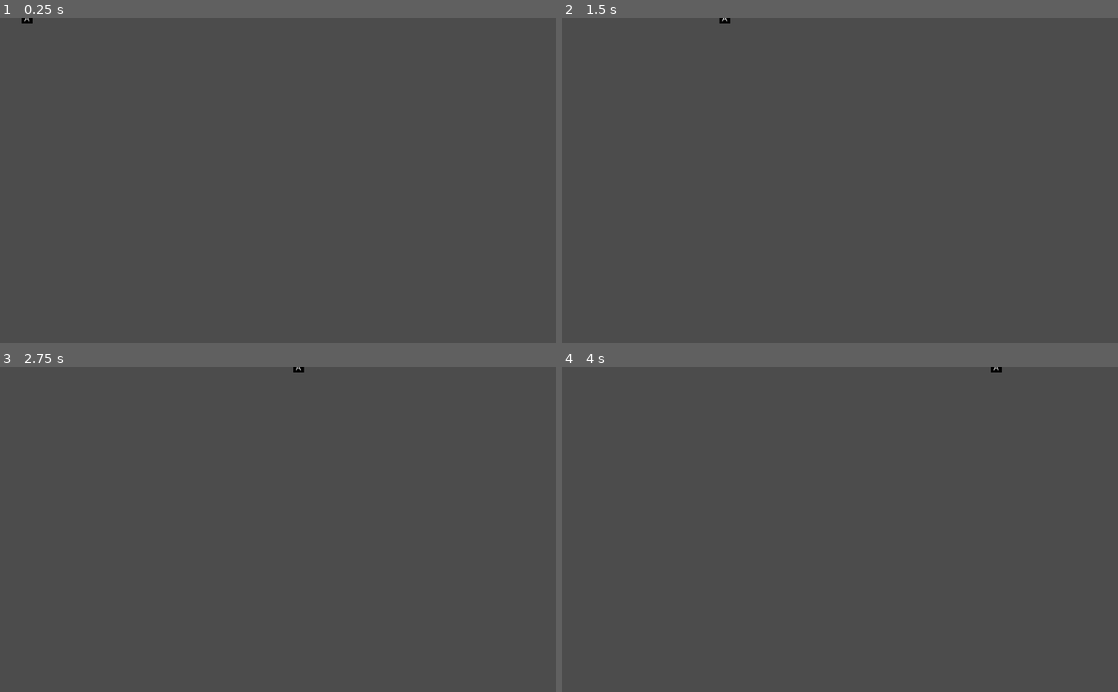
Above: before the commit, frames 1-4 (two rows, left to right).
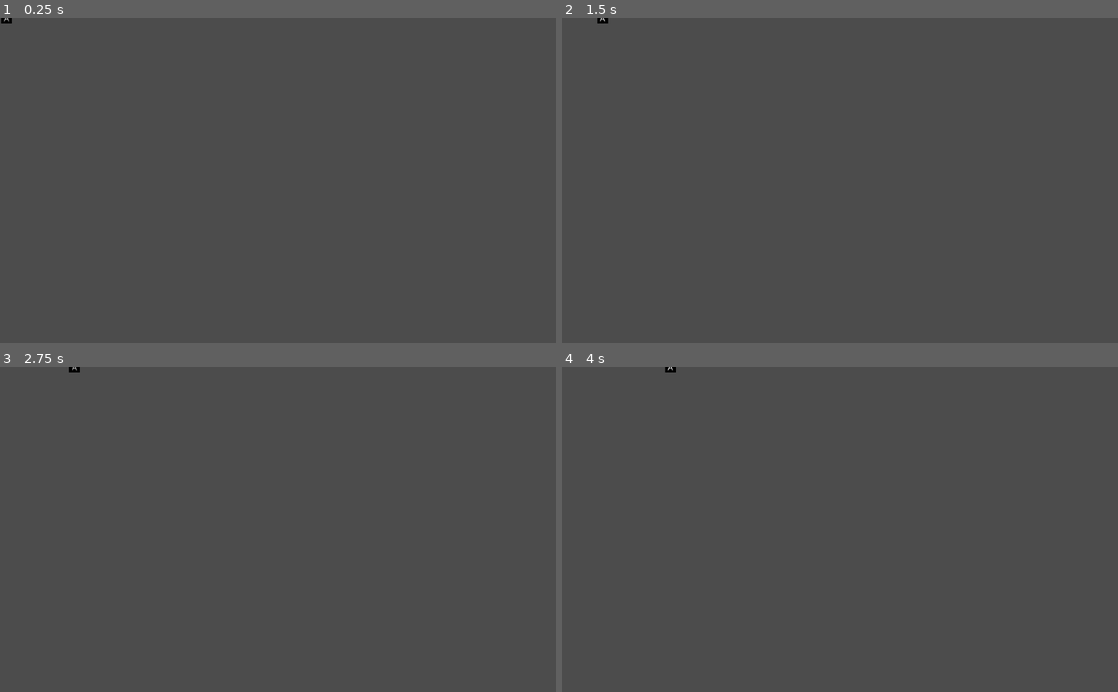
Above: after the commit, the same moments.

Repository: Indivicivet/AoC2022
Game: Godot game, scene res://BackpackItem.tscn
Two runs of this game, one before a commit and one after it. Both use one fixed random seed, a clock stepped at 60 frames per second and the inputs below. This scene is started directly instead of the project's main scene.
Inputs:
- Up to frame 1 (0.25 s): no input
- Up to frame 2 (1.5 s): tap Enter at 0.5 s; tap Space at 1.25 s
- Up to frame 3 (2.75 s): tap Enter at 2 s
- Up to frame 4 (4 s): tap Space at 2.75 s; tap Enter at 3.5 s

The runs differ from the first frame. In frame 1, less than 0.1% of the frame differs, in the area x 0-6%, y 0-2%; in frame 2, less than 0.1%; in frame 3, less than 0.1%; in frame 4, less than 0.1%.

Commit message:
slow velocities down

Diff:
--- a/day03/BackpackItem.gd
+++ b/day03/BackpackItem.gd
@@ -1,6 +1,6 @@
 extends Area2D
 
-var v = 200
+var v = 50
 export var right_side = false
 export var text = "A" setget set_text
 
